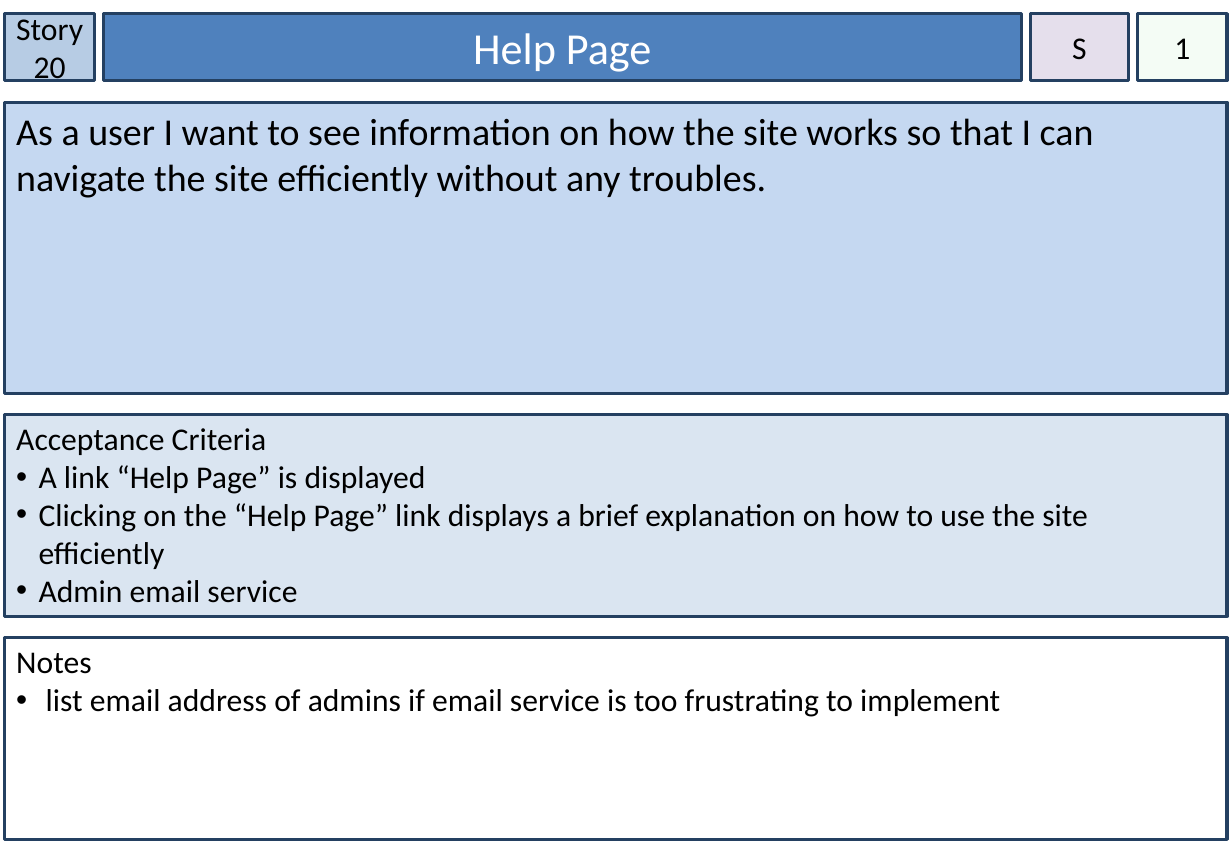
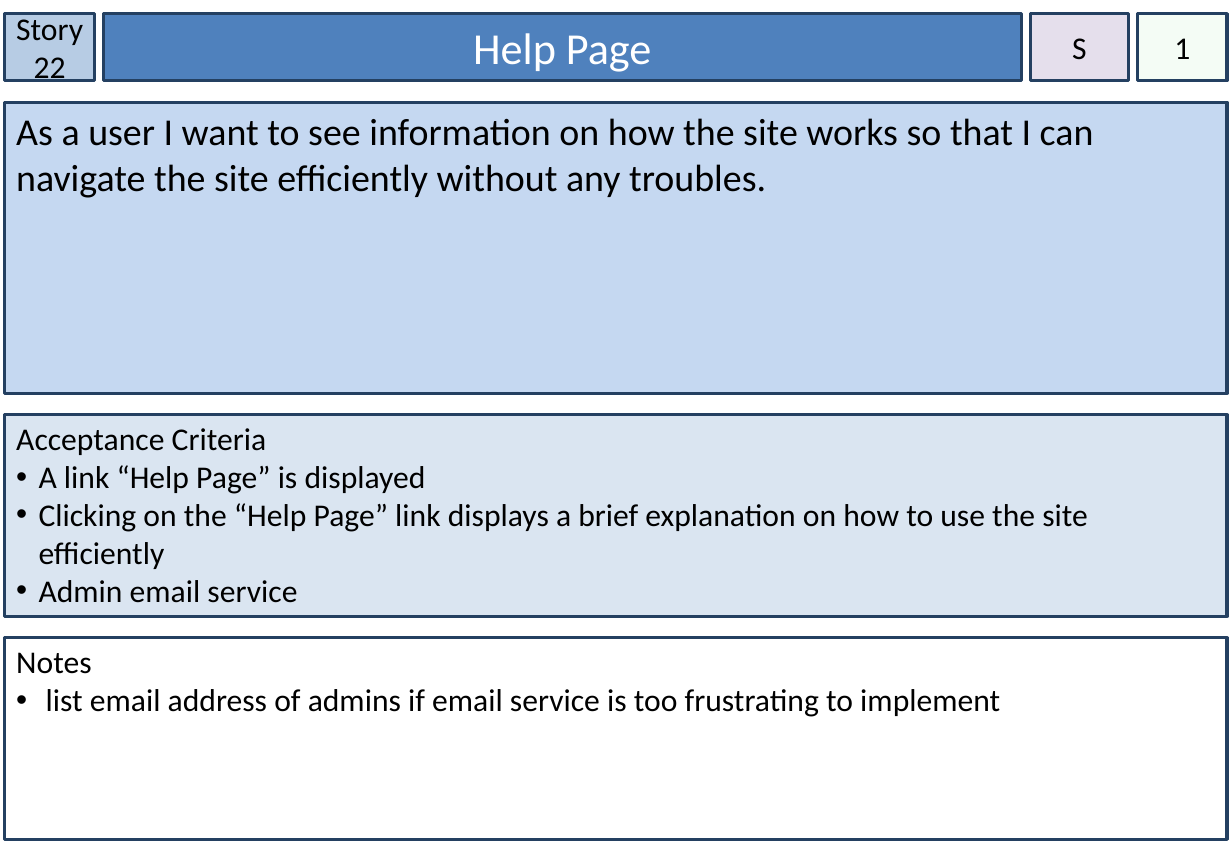
Before and after one commit to NickIsReady/Group-68-Web-System, a slide deck: slide 23 of Group 68 Story Cards.pptx (slide 21 before the commit). Drawn at 1232x853 pixels with LibreOffice and Linux fonts; fonts in the diff are those of the drawing. Boxes give left, top, right and bottom in pixels: in the first picture for what was removed or moved away, otherwise in the second. Text is boxed around its words. In the diff, an @@ line names an element or a change of style, - is before the commit and + after.

```diff
--- a/Group 68 Story Cards.pptx
+++ b/Group 68 Story Cards.pptx
@@ text in rectangle at <box>16,14,83,87</box>: text changed @@
-Story 20
+Story 22
```
Also in this commit, not shown: 17 other slides changed, 12 slides added, 1 other file.
